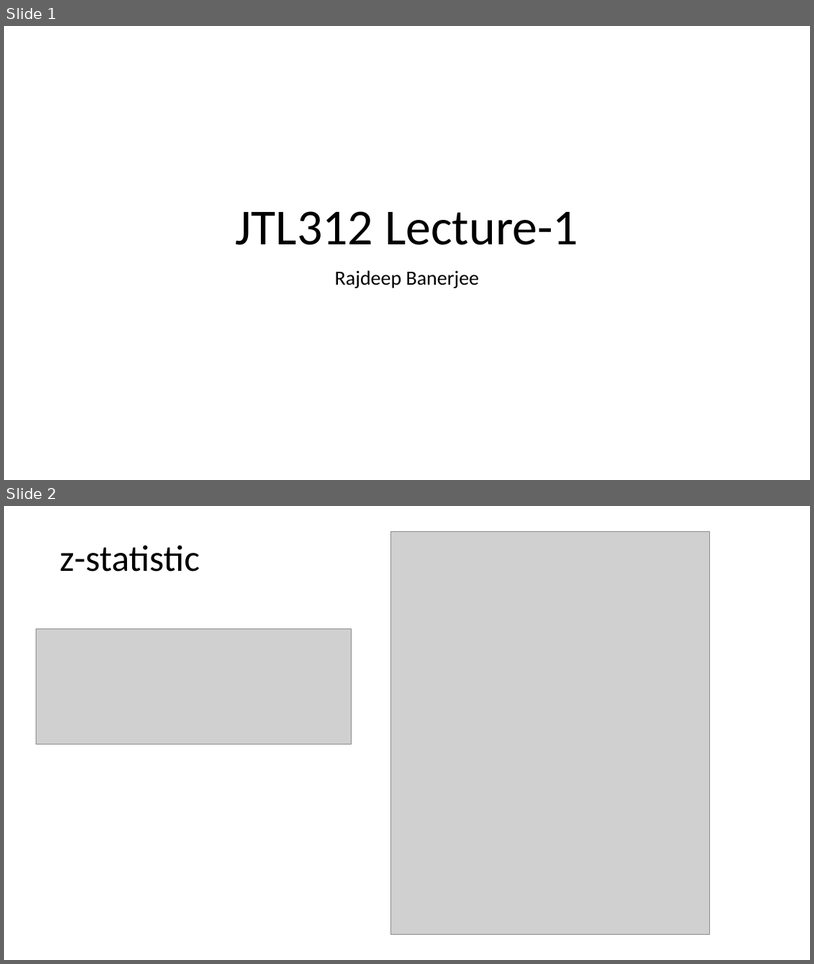
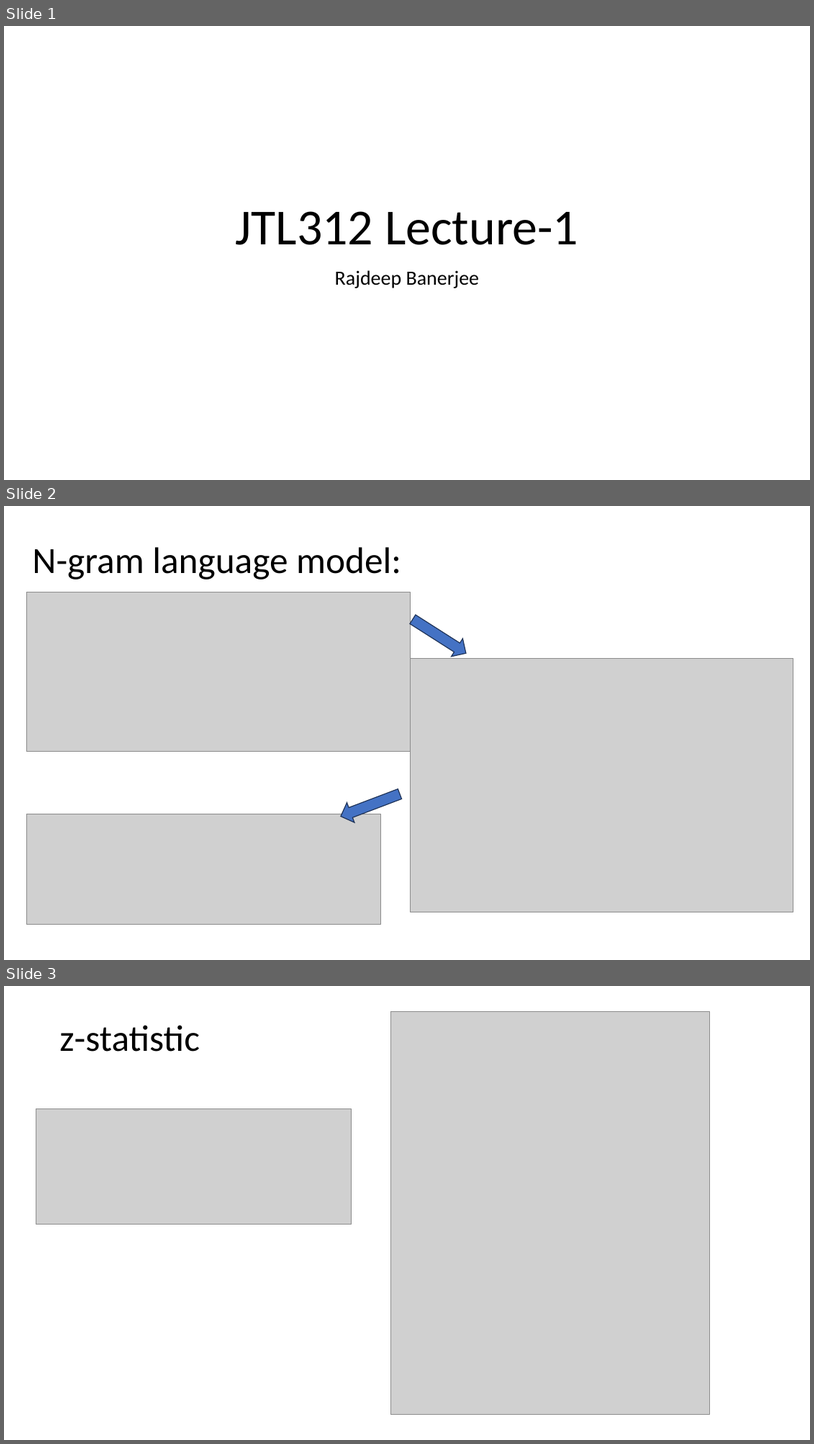
Before and after one commit to rajdeepbanerjee-git/JNCLectures_Intro_to_ML, a slide deck: Week1/JTL312-Lecture1.pptx. Shown one above the other, each under a label of ours: slides 1 and 2 before the commit, slides 1, 2 and 3 after it. The pictures are 814x964 and 814x1444 pixels, drawn with LibreOffice and Linux fonts; fonts in the diff are those of the drawing; grey boxes stand for pictures. Boxes give left, top, right and bottom in pixels: in the first picture for what was removed or moved away, otherwise in the second. Text is boxed around its words. In the diff, an @@ line names an element or a change of style, - is before the commit and + after.

Commit message:
Added some slides

```diff
--- a/Week1/JTL312-Lecture1.pptx
+++ b/Week1/JTL312-Lecture1.pptx
@@ slide 2 added at box(4, 506, 810, 960), background #FFFFFF @@
@@ title added at box(32, 547, 401, 579), 44 pt, text #000000 @@
+N-gram language model:
@@ picture added at box(26, 592, 411, 751) @@
@@ right arrow added at box(407, 610, 472, 662), fill #4472C4, outline #1E3256 1 pt @@
@@ picture added at box(411, 659, 793, 912) @@
@@ right arrow added at box(337, 784, 404, 826), fill #4472C4, outline #1E3256 1 pt @@
@@ picture added at box(26, 813, 381, 924) @@
@@ what was slide 2 is now slide 3 @@
```
